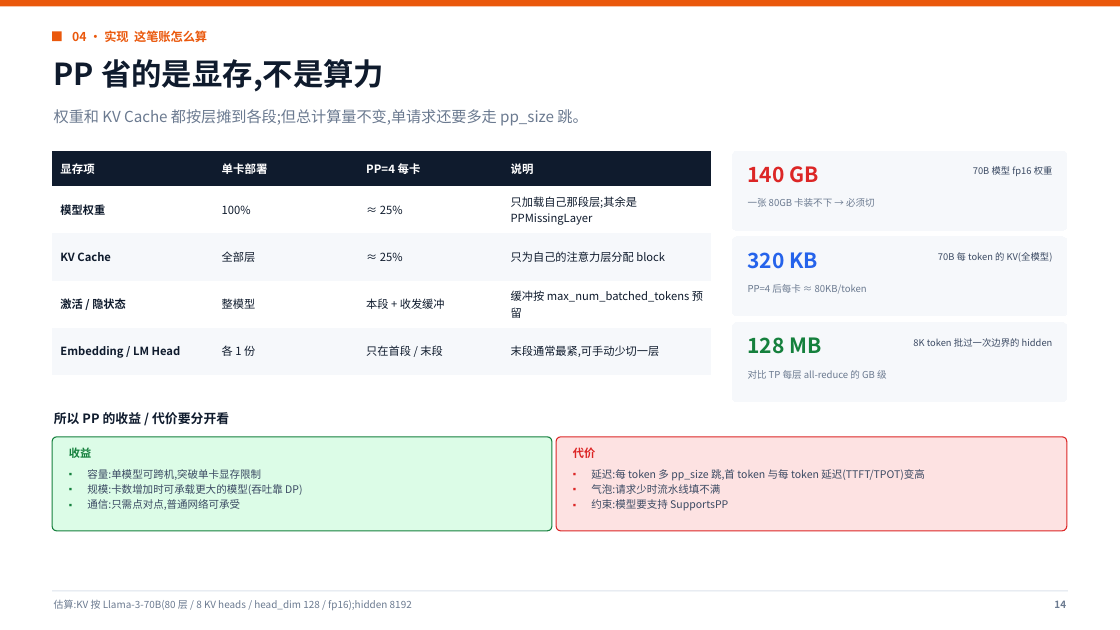
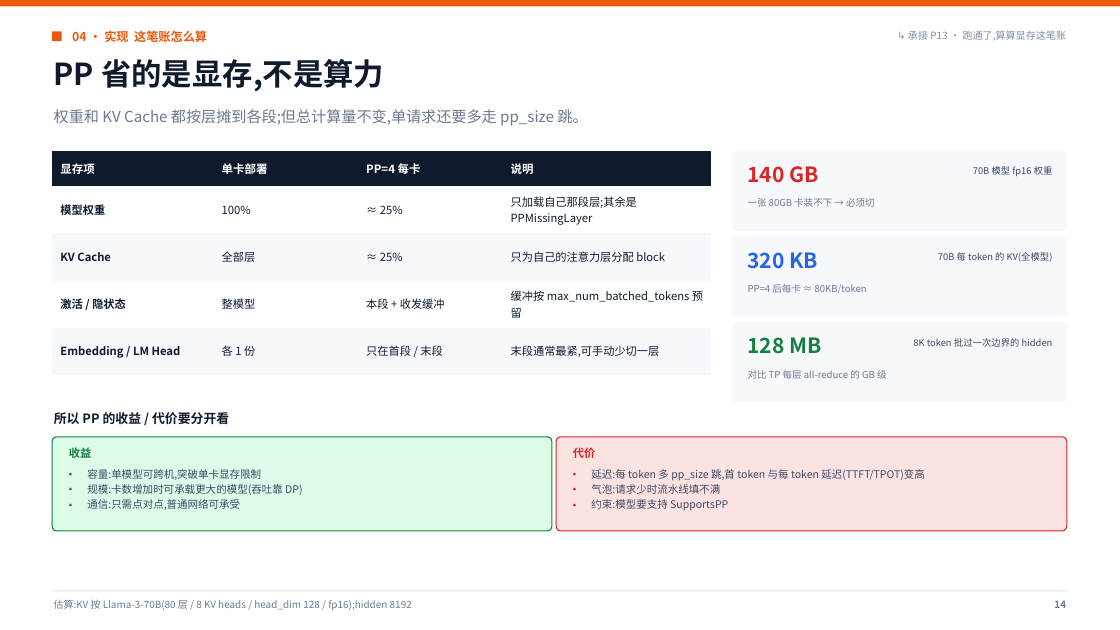
Before and after one commit to fei-cn-xie/assets, a slide deck: slide 14 of vllm-novidia/vllm-PP流水线并行-原理与部署.pptx. Drawn at 1120x630 pixels with LibreOffice and Linux fonts; fonts in the diff are those of the drawing. Boxes give left, top, right and bottom in pixels: in the first picture for what was removed or moved away, otherwise in the second. Text is boxed around its words. In the diff, an @@ line names an element or a change of style, - is before the commit and + after.

```diff
--- a/vllm-novidia/vllm-PP流水线并行-原理与部署.pptx
+++ b/vllm-novidia/vllm-PP流水线并行-原理与部署.pptx
@@ text added at <box>908,31,1066,41</box>, 8.6 pt, text #8290A4 @@
+↳ 承接 P13 · 跑通了,算算显存这笔账
```
Also in this commit, not shown: 16 other slides changed, 2 other files.
